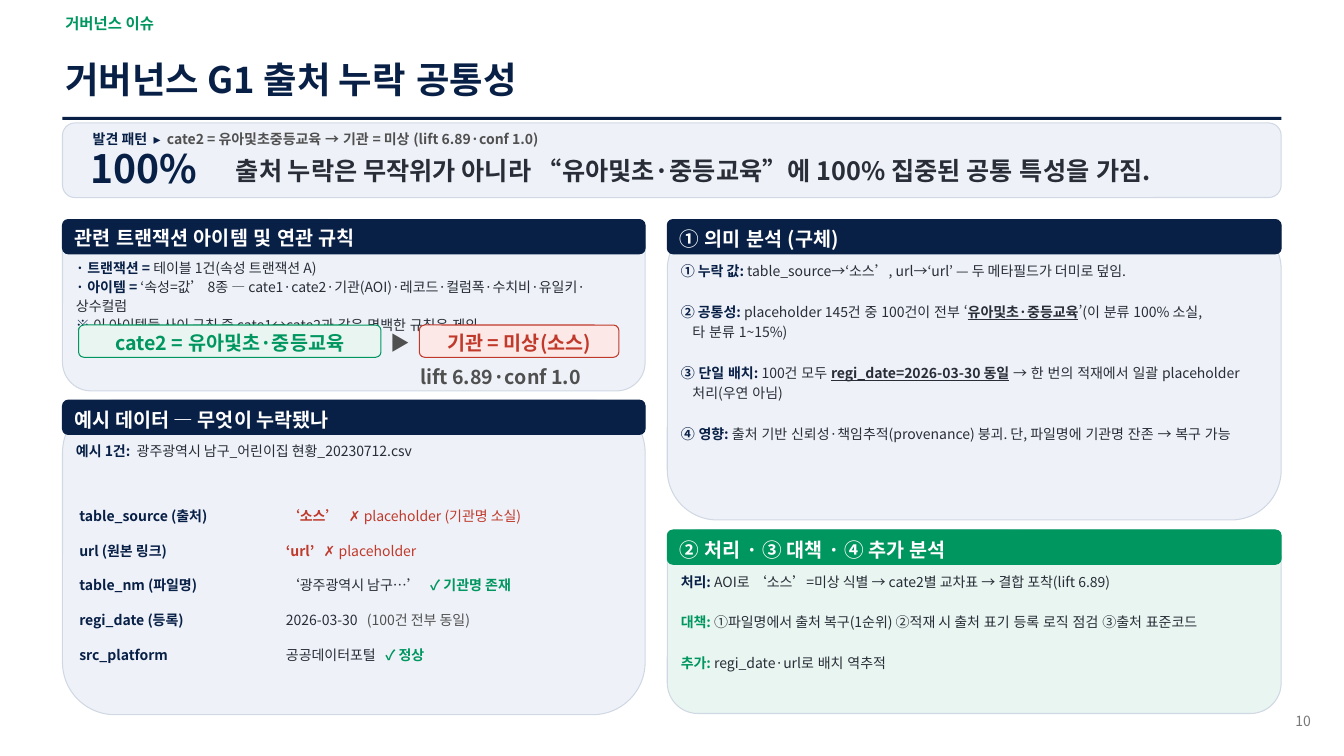
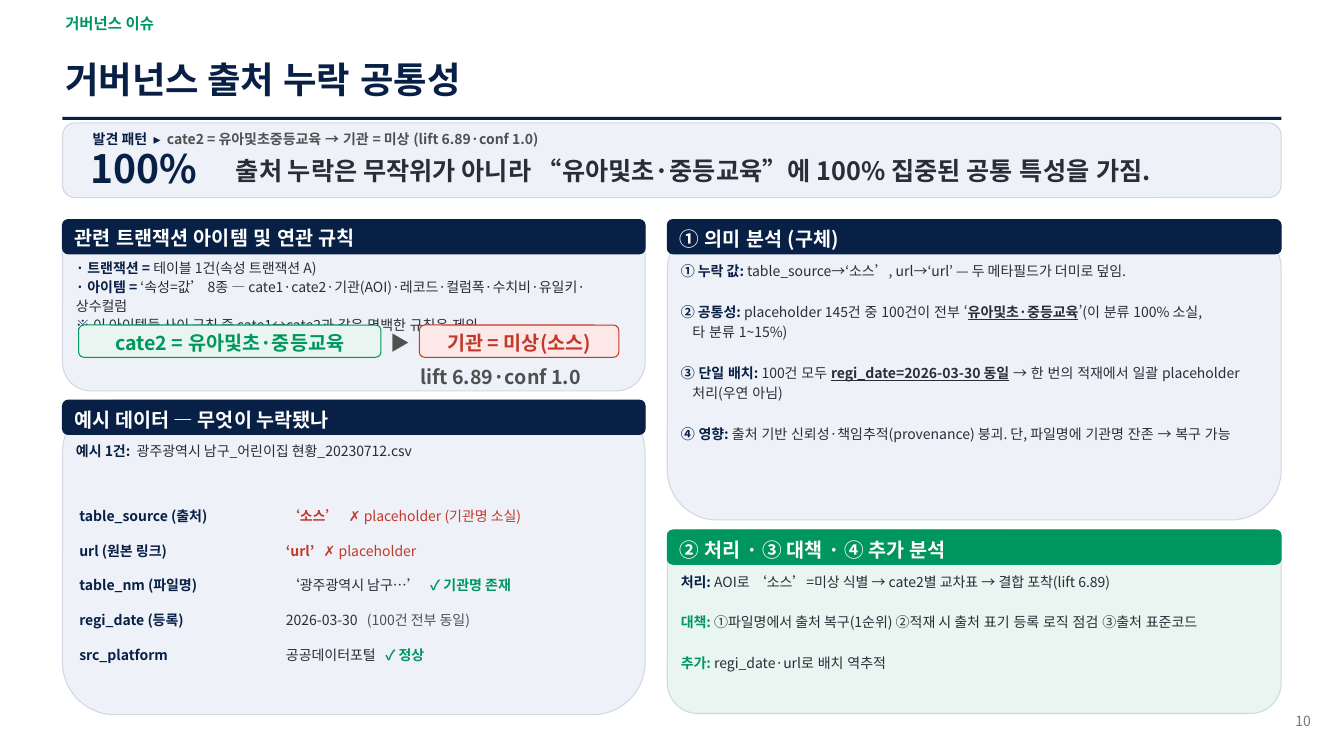
Before and after one commit to yimju/DataIntelligence-project, a slide deck: slide 10 of report/데이터지도_분석보고서_V17.pptx. Drawn at 1344x756 pixels with LibreOffice and Linux fonts; fonts in the diff are those of the drawing. Boxes give left, top, right and bottom in pixels: in the first picture for what was removed or moved away, otherwise in the second. Text is boxed around its words. In the diff, an @@ line names an element or a change of style, - is before the commit and + after.

```diff
--- a/report/데이터지도_분석보고서_V17.pptx
+++ b/report/데이터지도_분석보고서_V17.pptx
@@ text at [65,62,460,97]: text changed @@
-거버넌스 G1 출처 누락 공통성
+거버넌스 출처 누락 공통성
```
Also in this commit, not shown: 2 other slides changed, 5 slides removed, 21 other files.
